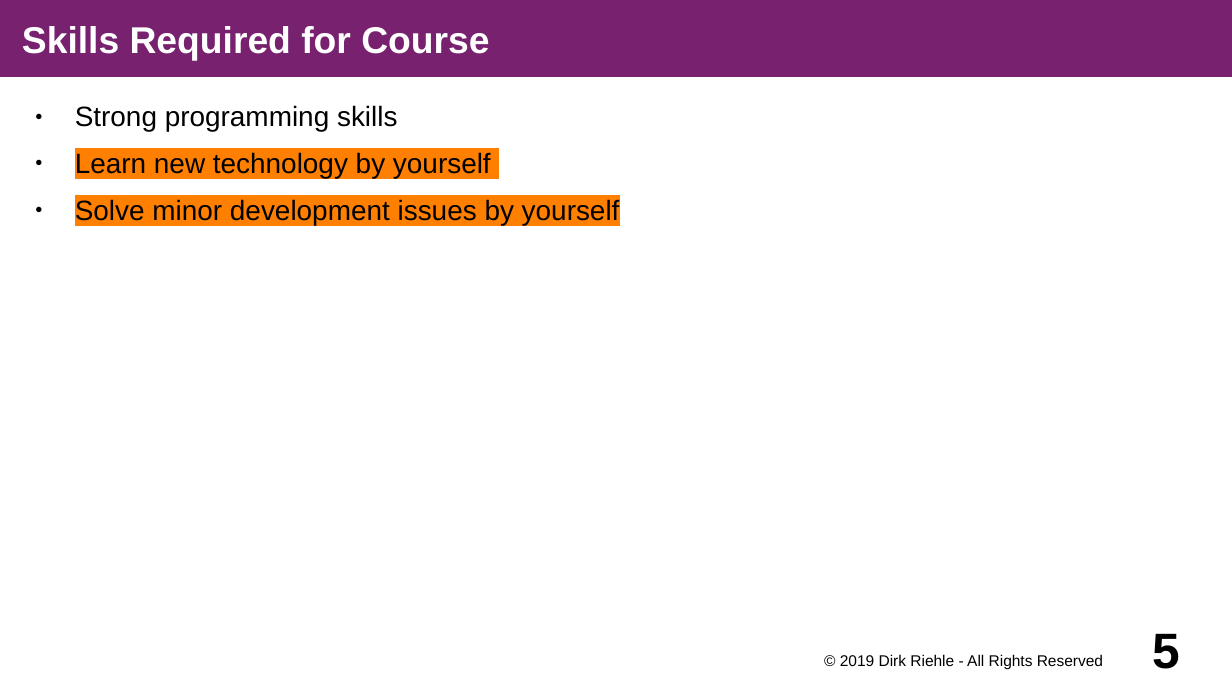
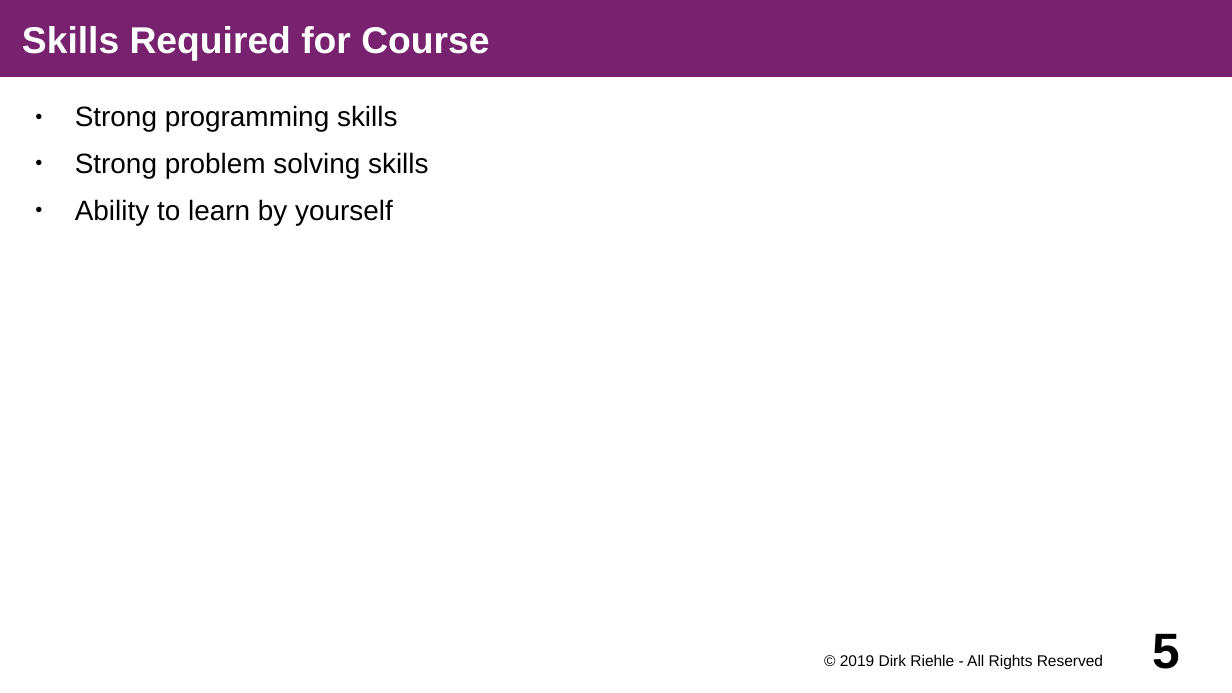
Before and after one commit to dirkriehle/amse-course, a slide deck: slide 5 of Lecture slides/AMSE A01 - Course Introduction.odp. Drawn at 1232x693 pixels with LibreOffice and Linux fonts; fonts in the diff are those of the drawing. Boxes give left, top, right and bottom in pixels: in the first picture for what was removed or moved away, otherwise in the second. Text is boxed around its words. In the diff, an @@ line names an element or a change of style, - is before the commit and + after.

```diff
--- a/Lecture slides/AMSE A01 - Course Introduction.odp
+++ b/Lecture slides/AMSE A01 - Course Introduction.odp
@@ text at (x1=75, y1=152, x2=429, y2=225): text changed @@
-● Learn new technology by yourself
-● Solve minor development issues by yourself
+● Strong problem solving skills
+● Ability to learn by yourself
```
Also in this commit, not shown: 1 other slide changed, 5 other files.
